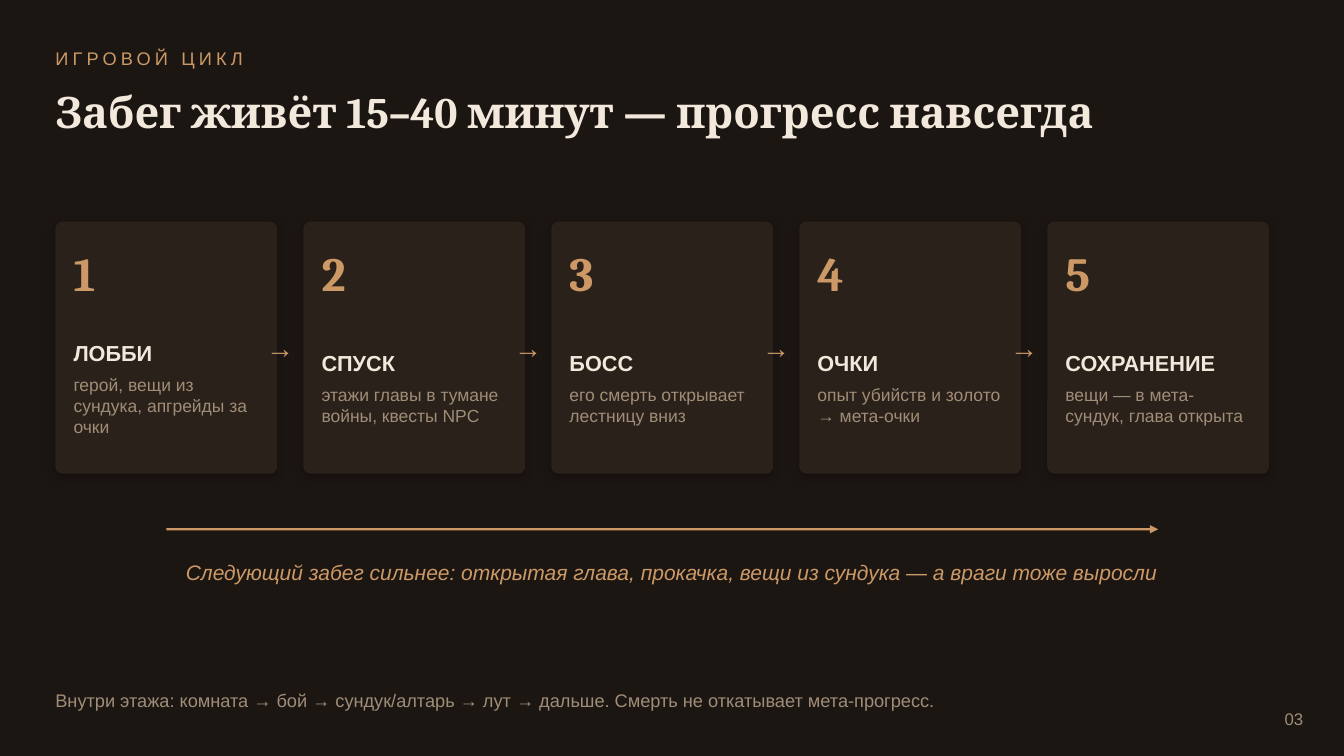
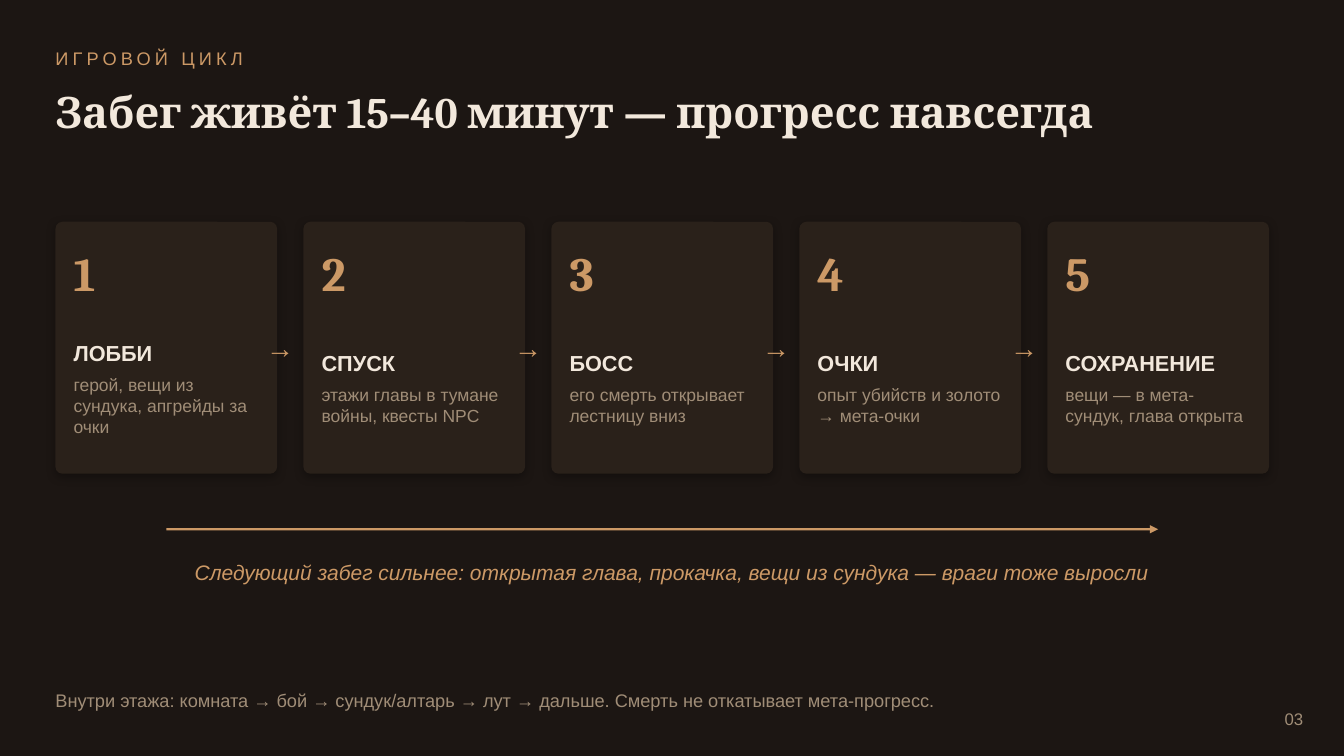
Before and after one commit to elcarer/immersion, a slide deck: slide 3 of PRESENTATION.pptx. Drawn at 1344x756 pixels with LibreOffice and Linux fonts; fonts in the diff are those of the drawing. Boxes give left, top, right and bottom in pixels: in the first picture for what was removed or moved away, otherwise in the second. Text is boxed around its words. In the diff, an @@ line names an element or a change of style, - is before the commit and + after.

```diff
--- a/PRESENTATION.pptx
+++ b/PRESENTATION.pptx
@@ text at (195, 564, 1148, 584): text changed @@
-Следующий забег сильнее: открытая глава, прокачка, вещи из сундука — а враги тоже выросли
+Следующий забег сильнее: открытая глава, прокачка, вещи из сундука — враги тоже выросли
```
Also in this commit, not shown: 9 other slides changed, 5 slides removed, 40 other files.
